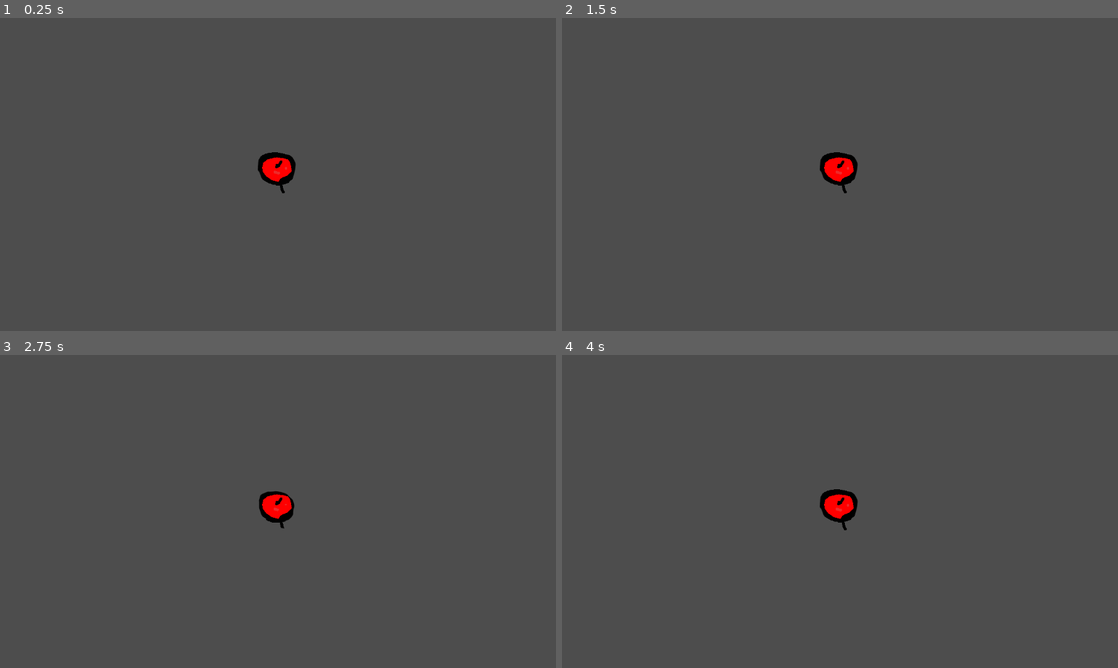
Above: before the commit, frames 1-4 (two rows, left to right).
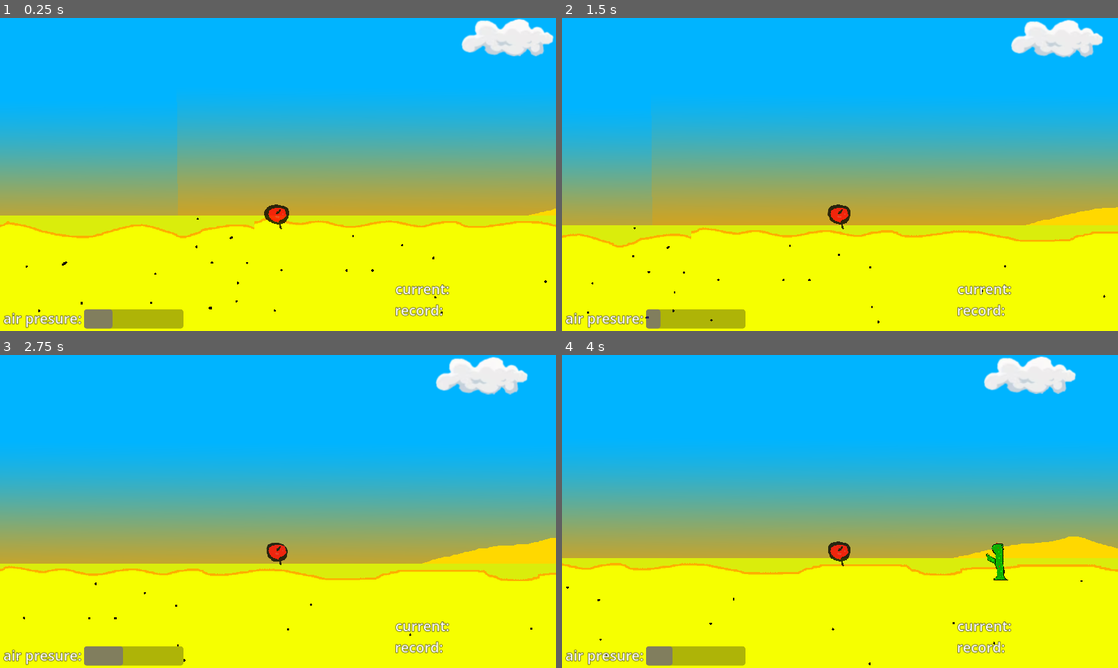
Above: after the commit, the same moments.

Repository: Nazarwadim/Sharik_fly
Game: Godot game, scene res://scenes/game/game.tscn
Two runs of this game, one before a commit and one after it. Both use one fixed random seed, a clock stepped at 60 frames per second and the inputs below.
Inputs:
- Up to frame 1 (0.25 s): no input
- Up to frame 2 (1.5 s): hold Keypad 8 (up) 0.53-1.28 s; hold Keypad 2 (down) from 1.28 s (still down)
- Up to frame 3 (2.75 s): release Keypad 2 (down) at 2.03 s; hold Keypad 8 (up) from 2.03 s (still down)
- Up to frame 4 (4 s): release Keypad 8 (up) at 3.53 s; hold Keypad 2 (down) from 3.53 s (still down)

The runs differ from the first frame. In frame 1, 100% of the frame differs, in the area x 0-100%, y 0-100%; in frame 2, 100%; in frame 3, 100%; in frame 4, 100%.

Commit message:
First_day. Adding player, kaktuses, clouds and background

Diff:
--- a/project.godot
+++ b/project.godot
@@ -18,6 +18,10 @@
 [display]
 
 window/stretch/mode="canvas_items"
+
+[dotnet]
+
+project/assembly_name="DinoChrom"
 
 [input]
 
--- /dev/null
+++ b/scenes/Level/Cloud_Paralax.gd
@@ -0,0 +1,19 @@
+extends ParallaxBackground
+class_name Clouds_generator
+@export var clouds:Array
+
+func generate_cloud(player:Player) -> void:
+	var first = randi_range(0,2)
+	if first == 2:
+		return
+	add_cloud( randi_range(0, clouds.size() - 1), randi_range(-100, 390), randi_range(0,2) , player)
+
+func add_cloud(generated_index:int, generated_hight:int, generated_layer_index , player:Player) -> void:
+	var cloud = Sprite2D.new()
+	var scale_x = get_node("clouds_layer" + str(generated_layer_index)).get("motion_scale").x;
+
+	cloud.texture = clouds[generated_index]
+	cloud.texture_filter = CanvasItem.TEXTURE_FILTER_NEAREST;
+	cloud.position = Vector2(1300 + player.position.x * scale_x, generated_hight * scale_x)
+
+	get_node("clouds_layer" + str(generated_layer_index)).add_child(cloud)
--- /dev/null
+++ b/scenes/Level/Kaktuses/Ikaktus.gd
@@ -0,0 +1,9 @@
+extends Area2D
+class_name Kaktus
+
+func _ready() -> void:
+	$AnimatedSprite2D.play()
+
+func _on_visible_on_screen_notifier_2d_screen_exited() -> void:
+	await  get_tree().create_timer(20).timeout
+	queue_free()
--- /dev/null
+++ b/scenes/Level/Kaktuses/Ikaktus.tscn
@@ -0,0 +1,19 @@
+[gd_scene load_steps=2 format=3 uid="uid://do7xblwlxb5iy"]
+
+[ext_resource type="Script" path="res://scenes/Level/Kaktuses/Ikaktus.gd" id="1_8m0el"]
+
+[node name="Kaktus" type="Area2D"]
+script = ExtResource("1_8m0el")
+metadata/_edit_group_ = true
+
+[node name="CollisionPolygon2D" type="CollisionPolygon2D" parent="."]
+
+[node name="AnimatedSprite2D" type="AnimatedSprite2D" parent="."]
+texture_filter = 1
+
+[node name="VisibleOnScreenNotifier2D" type="VisibleOnScreenNotifier2D" parent="."]
+position = Vector2(-8, -7)
+scale = Vector2(2.3, 1.9)
+rect = Rect2(0, 0, 10, 10)
+
+[connection signal="screen_exited" from="VisibleOnScreenNotifier2D" to="." method="_on_visible_on_screen_notifier_2d_screen_exited"]
--- /dev/null
+++ b/scenes/Level/Kaktuses/Kaktuses.gd
@@ -0,0 +1,20 @@
+extends Node2D
+class_name Kaktus_generaor
+@export var kaktuses:Array
+var kaktus_width:float
+
+func generate_kaktus(player:Player) -> void:
+	var first = randi_range(0,2)
+	if first == 2:
+		return
+
+	for i in range(0,randi_range(1,4)):
+		await  get_tree().create_timer((kaktus_width + 2)/player.speed).timeout
+		add_kaktuse( randi_range(0,kaktuses.size() - 1), randf_range(-10,10) , player)
+
+func add_kaktuse(generated_index:int, generated_position_y:float,player:Player) -> void:
+	var kaktus:Area2D = kaktuses[generated_index].instantiate()
+	kaktus_width = kaktus.get_node("VisibleOnScreenNotifier2D").scale.x * 10
+	kaktus.position.x = player.position.x + 1000
+	kaktus.position.y = generated_position_y
+	add_child(kaktus)
--- /dev/null
+++ b/scenes/Level/Kaktuses/kaktus_1.tscn
@@ -0,0 +1,32 @@
+[gd_scene load_steps=5 format=3 uid="uid://c5pf3krco12oe"]
+
+[ext_resource type="Texture2D" uid="uid://b7tpw82ekypqv" path="res://assets/Kaktus_1_1.png" id="1_2p0s6"]
+[ext_resource type="PackedScene" uid="uid://do7xblwlxb5iy" path="res://scenes/Level/Kaktuses/Ikaktus.tscn" id="1_h4xox"]
+[ext_resource type="Texture2D" uid="uid://d1wmq7o2dgk4t" path="res://assets/Kaktus_1_2.png" id="2_rxjty"]
+
+[sub_resource type="SpriteFrames" id="SpriteFrames_may27"]
+animations = [{
+"frames": [{
+"duration": 1.0,
+"texture": ExtResource("1_2p0s6")
+}, {
+"duration": 1.0,
+"texture": ExtResource("2_rxjty")
+}],
+"loop": true,
+"name": &"default",
+"speed": 5.0
+}]
+
+[node name="Kaktus1" instance=ExtResource("1_h4xox")]
+
+[node name="CollisionPolygon2D" parent="." index="0"]
+polygon = PackedVector2Array(5, -25, -20, -25, -11, 3, -11, 3, -31, -8, -31, 6, -12, 17, -8, 42, -16, 50, 14, 50, 8, 42)
+
+[node name="AnimatedSprite2D" parent="." index="1"]
+sprite_frames = SubResource("SpriteFrames_may27")
+frame_progress = 0.495529
+
+[node name="VisibleOnScreenNotifier2D" parent="." index="2"]
+position = Vector2(-30, -26)
+scale = Vector2(4.7, 7.7)
--- /dev/null
+++ b/scenes/Level/Kaktuses/kaktus_2.tscn
@@ -0,0 +1,32 @@
+[gd_scene load_steps=5 format=3 uid="uid://beyxi3s2hsl85"]
+
+[ext_resource type="PackedScene" uid="uid://do7xblwlxb5iy" path="res://scenes/Level/Kaktuses/Ikaktus.tscn" id="1_8r7xa"]
+[ext_resource type="Texture2D" uid="uid://f1u5wb7w263c" path="res://assets/Kaktus_2_1.png" id="2_u6rl7"]
+[ext_resource type="Texture2D" uid="uid://wdiwbt1o783h" path="res://assets/Kaktus_2_2.png" id="3_n3s75"]
+
+[sub_resource type="SpriteFrames" id="SpriteFrames_kah3l"]
+animations = [{
+"frames": [{
+"duration": 1.0,
+"texture": ExtResource("2_u6rl7")
+}, {
+"duration": 1.0,
+"texture": ExtResource("3_n3s75")
+}],
+"loop": true,
+"name": &"default",
+"speed": 5.0
+}]
+
+[node name="Kaktus2" instance=ExtResource("1_8r7xa")]
+
+[node name="CollisionPolygon2D" parent="." index="0"]
+polygon = PackedVector2Array(40, -46, 7, -51, -43, -42, -49, -5, -41, 32, -19, 44, -15, 49, 27, 50, 32, 31, 39, 13, 49, -1, 48, -28)
+
+[node name="AnimatedSprite2D" parent="." index="1"]
+sprite_frames = SubResource("SpriteFrames_kah3l")
+frame_progress = 0.745422
+
+[node name="VisibleOnScreenNotifier2D" parent="." index="2"]
+position = Vector2(-47, -53)
+scale = Vector2(9.6, 10.4)
--- /dev/null
+++ b/scenes/Level/Kaktuses/kaktus_3.tscn
@@ -0,0 +1,32 @@
+[gd_scene load_steps=5 format=3 uid="uid://bd1xhrmtfjuau"]
+
+[ext_resource type="PackedScene" uid="uid://do7xblwlxb5iy" path="res://scenes/Level/Kaktuses/Ikaktus.tscn" id="1_icm51"]
+[ext_resource type="Texture2D" uid="uid://dkv76rflmi1mg" path="res://assets/Kaktus_3_2.png" id="2_oa5g6"]
+[ext_resource type="Texture2D" uid="uid://dl75wdvjouf54" path="res://assets/Kartus_3_1.png" id="3_lppyj"]
+
+[sub_resource type="SpriteFrames" id="SpriteFrames_w5jaq"]
+animations = [{
+"frames": [{
+"duration": 1.0,
+"texture": ExtResource("2_oa5g6")
+}, {
+"duration": 1.0,
+"texture": ExtResource("3_lppyj")
+}],
+"loop": true,
+"name": &"default",
+"speed": 5.0
+}]
+
+[node name="Kaktus3" instance=ExtResource("1_icm51")]
+
+[node name="CollisionPolygon2D" parent="." index="0"]
+polygon = PackedVector2Array(4, -48, -18, -48, -30, -35, -30, 2, -23, 49, 2, 51, 10, 27, 14, -29)
+
+[node name="AnimatedSprite2D" parent="." index="1"]
+sprite_frames = SubResource("SpriteFrames_w5jaq")
+frame_progress = 0.269188
+
+[node name="VisibleOnScreenNotifier2D" parent="." index="2"]
+position = Vector2(-32, -50)
+scale = Vector2(4.7, 10.1)
--- /dev/null
+++ b/scenes/Level/level.gd
@@ -0,0 +1,21 @@
+extends Node2D
+@export var player:Player
+@export var kaktuses_generation_frequency_distance:float = 500
+@export var cloud_generation_frequency_dustance:float = 1000
+signal on_kaktus_generate
+signal on_cloud_generate
+
+func _ready() -> void:
+	RandomNumberGenerator.new()
+
+func on_generate_timer_timeout() -> void:
+	$Kaktuses_generator/Timer.wait_time = kaktuses_generation_frequency_distance / player.speed
+	$Kaktuses_generator.generate_kaktus(player)
+	on_kaktus_generate.emit()
+
+
+
+func _on_cloud_timer_timeout() -> void:
+	$Cloud_Paralax/Timer.wait_time = cloud_generation_frequency_dustance / player.speed
+	$Cloud_Paralax.generate_cloud(player)
+	on_cloud_generate.emit()
--- /dev/null
+++ b/scenes/Level/level.tscn
@@ -0,0 +1,87 @@
+[gd_scene load_steps=15 format=3 uid="uid://dpw5vnjly6pjb"]
+
+[ext_resource type="Script" path="res://scenes/Level/level.gd" id="1_0xpgu"]
+[ext_resource type="Script" path="res://scenes/Level/Kaktuses/Kaktuses.gd" id="2_ugwwj"]
+[ext_resource type="PackedScene" uid="uid://c5pf3krco12oe" path="res://scenes/Level/Kaktuses/kaktus_1.tscn" id="3_pv55c"]
+[ext_resource type="PackedScene" uid="uid://beyxi3s2hsl85" path="res://scenes/Level/Kaktuses/kaktus_2.tscn" id="4_aife5"]
+[ext_resource type="PackedScene" uid="uid://bd1xhrmtfjuau" path="res://scenes/Level/Kaktuses/kaktus_3.tscn" id="5_w8wx1"]
+[ext_resource type="Script" path="res://scenes/Level/Cloud_Paralax.gd" id="6_0y378"]
+[ext_resource type="Texture2D" uid="uid://b5h35ns4qpstp" path="res://assets/chmara_1.png" id="7_stkdb"]
+[ext_resource type="Texture2D" uid="uid://cx3q8q0q5mbci" path="res://assets/mountains.png" id="8_nsjuu"]
+[ext_resource type="Texture2D" uid="uid://dxbhpxgod3cnf" path="res://assets/chmara_2(small).png" id="8_of18d"]
+[ext_resource type="Texture2D" uid="uid://g0lrxqjvl5ow" path="res://assets/chmara_3(medium).png" id="9_seqkq"]
+[ext_resource type="Texture2D" uid="uid://d3i3hyf4o2gvr" path="res://assets/chmara_4(large).png" id="10_3hnd5"]
+[ext_resource type="Texture2D" uid="uid://c3j4tamobpxp1" path="res://assets/chmara_5(long).png" id="11_1t5do"]
+[ext_resource type="Texture2D" uid="uid://de2bqqpaccdn" path="res://assets/sand.png" id="12_6b3vq"]
+[ext_resource type="Texture2D" uid="uid://crmxqjwsfjhuw" path="res://assets/sky.png" id="12_hfnh4"]
+
+[node name="Level" type="Node2D"]
+script = ExtResource("1_0xpgu")
+
+[node name="Kaktuses_generator" type="Node2D" parent="."]
+script = ExtResource("2_ugwwj")
+kaktuses = [ExtResource("3_pv55c"), ExtResource("4_aife5"), ExtResource("5_w8wx1")]
+
+[node name="Timer" type="Timer" parent="Kaktuses_generator"]
+autostart = true
+
+[node name="ParallaxBackground" type="ParallaxBackground" parent="."]
+
+[node name="sky_layer" type="ParallaxLayer" parent="ParallaxBackground"]
+motion_scale = Vector2(0.7, 0.7)
+motion_mirroring = Vector2(2500, 0)
+
+[node name="TextureRect" type="TextureRect" parent="ParallaxBackground/sky_layer"]
+texture_filter = 1
+offset_left = -8.0
+offset_top = -704.0
+offset_right = 2504.0
+offset_bottom = 232.0
+rotation = -0.00853518
+texture = ExtResource("12_hfnh4")
+metadata/_edit_lock_ = true
+
+[node name="mountain_layer" type="ParallaxLayer" parent="ParallaxBackground"]
+motion_scale = Vector2(0.3, 0.3)
+motion_mirroring = Vector2(2500, 0)
+
+[node name="TextureRect" type="TextureRect" parent="ParallaxBackground/mountain_layer"]
+texture_filter = 1
+offset_left = -24.0
+offset_top = 160.0
+offset_right = 2476.0
+offset_bottom = 448.0
+texture = ExtResource("8_nsjuu")
+
+[node name="ball_layer" type="ParallaxLayer" parent="ParallaxBackground"]
+motion_mirroring = Vector2(2500, 0)
+
+[node name="TextureRect" type="TextureRect" parent="ParallaxBackground/ball_layer"]
+texture_filter = 1
+offset_top = -5.0
+offset_right = 2500.0
+offset_bottom = 245.0
+texture = ExtResource("12_6b3vq")
+
+[node name="Cloud_Paralax" type="ParallaxBackground" parent="."]
+script = ExtResource("6_0y378")
+clouds = [ExtResource("7_stkdb"), ExtResource("8_of18d"), ExtResource("9_seqkq"), ExtResource("10_3hnd5"), ExtResource("11_1t5do")]
+
+[node name="clouds_layer0" type="ParallaxLayer" parent="Cloud_Paralax"]
+motion_scale = Vector2(0.1, 0.1)
+
+[node name="Sprite2D" type="Sprite2D" parent="Cloud_Paralax/clouds_layer0"]
+position = Vector2(1000, 0)
+texture = ExtResource("7_stkdb")
+
+[node name="clouds_layer1" type="ParallaxLayer" parent="Cloud_Paralax"]
+motion_scale = Vector2(0.2, 0.2)
+
+[node name="clouds_layer2" type="ParallaxLayer" parent="Cloud_Paralax"]
+motion_scale = Vector2(0.4, 0.4)
+
+[node name="Timer" type="Timer" parent="Cloud_Paralax"]
+autostart = true
+
+[connection signal="timeout" from="Kaktuses_generator/Timer" to="." method="on_generate_timer_timeout"]
+[connection signal="timeout" from="Cloud_Paralax/Timer" to="." method="_on_cloud_timer_timeout"]
--- /dev/null
+++ b/scenes/Player/AirPresure.gd
@@ -0,0 +1,20 @@
+extends Node
+
+var block_airpresure_up:bool = false
+@export var ball:Player
+
+func _physics_process(delta) -> void:
+	if ball.air_presure < 0:
+		block_airpresure_up = true
+	if ball.air_presure > 50:
+		block_airpresure_up = false
+
+func _process(delta) -> void:
+	if ball.current_state == ball.state.idle:
+		ball.air_presure = move_toward(ball.air_presure, 100, ball.air_presure_restoration * delta)
+
+	if ball.current_state == ball.state.down:
+		ball.air_presure = move_toward( ball.air_presure, 100, ball.air_presure_restoration_while_down * delta)
+
+	if ball.current_state == ball.state.up:
+		ball.air_presure -= ball.air_presure_decrease_decrease * delta
--- /dev/null
+++ b/scenes/Player/AnimationSprite.gd
@@ -0,0 +1,17 @@
+extends AnimatedSprite2D
+
+@export var ball:Player
+func _ready() -> void:
+	play("idle")
+
+func _on_player_on_state_changed(state) -> void:
+	if state == ball.state.idle:
+		play("idle")
+	elif state == ball.state.up:
+		play("up")
+	elif state == ball.state.down:
+		play("down")
+	elif state == ball.state.die:
+		play("die")
+	else:
+		printerr("Error in Player state. You add aditional state!!!! AnimatedSprite.gd 15")
--- /dev/null
+++ b/scenes/Player/Entered_kaktus.gd
@@ -0,0 +1,11 @@
+extends Node
+func _on_player_area_entered(area:Area2D) -> void:
+	if area is Kaktus:
+		get_parent().current_state = get_parent().state.die;
+
+		var animated_sprite:AnimatedSprite2D = get_node("../AnimatedSprite2D")
+		if not animated_sprite.animation_looped.is_connected(_on_die_animation_finished):
+			animated_sprite.animation_looped.connect(_on_die_animation_finished)
+func _on_die_animation_finished() -> void:
+	get_parent().process_mode = Node.PROCESS_MODE_DISABLED
+	get_parent().visible = false;
--- a/scenes/Player/player.gd
+++ b/scenes/Player/player.gd
@@ -2,53 +2,29 @@
 class_name Player
 @export var speed:float = 200
 @export var speed_increase:float = 1
-@export var speed_increase_decrease:float = 0.1
 @export var move_toward_y:float
+@export var air_presure:float = 20
+@export var air_presure_restoration:float = 30
+@export var air_presure_restoration_while_down:float = 40
+@export var air_presure_decrease_decrease:float = 70
+@onready var velocity = Vector2(speed, 0)
+signal on_state_changed(state:state)
+var current_state:state
+
 enum state{
 	idle,
 	up,
-	down
+	down,
+	die
 }
 
-@onready var velocity = Vector2(speed, 0)
-@onready var current_state:state
-
-func _physics_process(delta):
-	input()
-
-	speed_increase -= speed_increase_decrease * delta
-	speed += speed_increase * delta
-
-	if current_state == state.idle:
-		velocity.x = speed
-		velocity.y = 0
-		position.y = move_toward(position.y, move_toward_y, 0.3 * velocity.x * delta)
-	elif current_state == state.down:
-		velocity.y = 0.5 * velocity.x
-	elif current_state == state.up:
-		velocity.y = -0.5 * velocity.x
-
-
-
-
-
-	position += velocity * delta
-
-
-func _process(delta):
-	if current_state == state.idle:
-		$AnimatedSprite2D.play("idle")
-	elif current_state == state.up:
-		$AnimatedSprite2D.play("up")
-	elif current_state == state.down:
-		$AnimatedSprite2D.play("down")
-	else:
-		printerr("Error in Player state. You add aditional state!!!! player.gd 26")
-
-func input():
+func _physics_process(delta) -> void:
+	if current_state == state.die:
+		return;
 	if Input.is_action_pressed("down"):
 		current_state = state.down
-	elif Input.is_action_pressed("up"):
+	elif Input.is_action_pressed("up") && air_presure > 0 && not $AirPresure.block_airpresure_up:
 		current_state = state.up
 	else:
 		current_state = state.idle
+	on_state_changed.emit(current_state)
--- a/scenes/Player/player.tscn
+++ b/scenes/Player/player.tscn
@@ -1,13 +1,34 @@
-[gd_scene load_steps=7 format=3 uid="uid://siyrgo0l3anm"]
+[gd_scene load_steps=14 format=3 uid="uid://siyrgo0l3anm"]
 
 [ext_resource type="Texture2D" uid="uid://cx8otjk73wmsv" path="res://assets/Ball_2.png" id="1_3eea3"]
 [ext_resource type="Script" path="res://scenes/Player/player.gd" id="1_7fqlr"]
 [ext_resource type="Texture2D" uid="uid://bj15a2rewf4l7" path="res://assets/Ball_3.png" id="2_8bpd4"]
+[ext_resource type="Texture2D" uid="uid://b2s8yj54dxq85" path="res://assets/Ball_die_1.png" id="2_linoh"]
 [ext_resource type="Texture2D" uid="uid://dtjydu7q3w1br" path="res://assets/Ball_1.png" id="3_egrak"]
+[ext_resource type="Texture2D" uid="uid://6kgarcrs05u6" path="res://assets/Ball_die_2.png" id="3_g40jq"]
 [ext_resource type="Texture2D" uid="uid://bbd8b4rg82yip" path="res://assets/Ball_4.png" id="4_3gbs0"]
+[ext_resource type="Texture2D" uid="uid://0pau4kpvd8ps" path="res://assets/Ball_die_3.png" id="4_5tuor"]
+[ext_resource type="Script" path="res://scenes/Player/Entered_kaktus.gd" id="6_jyk7m"]
+[ext_resource type="Script" path="res://scenes/Player/AnimationSprite.gd" id="9_fw8pp"]
+[ext_resource type="Script" path="res://scenes/Player/AirPresure.gd" id="10_hi8le"]
+[ext_resource type="Script" path="res://scenes/Player/Сontrol_of_physics.gd" id="12_uguv6"]
 
 [sub_resource type="SpriteFrames" id="SpriteFrames_kr475"]
 animations = [{
+"frames": [{
+"duration": 1.0,
+"texture": ExtResource("2_linoh")
+}, {
+"duration": 0.5,
+"texture": ExtResource("3_g40jq")
+}, {
+"duration": 0.5,
+"texture": ExtResource("4_5tuor")
+}],
+"loop": true,
+"name": &"die",
+"speed": 10.0
+}, {
 "frames": [{
 "duration": 1.0,
 "texture": ExtResource("1_3eea3")
@@ -21,10 +42,10 @@
 }, {
 "frames": [{
 "duration": 1.0,
-"texture": ExtResource("3_egrak")
+"texture": ExtResource("1_3eea3")
 }, {
 "duration": 1.0,
-"texture": ExtResource("1_3eea3")
+"texture": ExtResource("3_egrak")
 }],
 "loop": true,
 "name": &"idle",
@@ -32,10 +53,10 @@
 }, {
 "frames": [{
 "duration": 1.0,
-"texture": ExtResource("1_3eea3")
+"texture": ExtResource("4_3gbs0")
 }, {
 "duration": 1.0,
-"texture": ExtResource("4_3gbs0")
+"texture": ExtResource("1_3eea3")
 }],
 "loop": true,
 "name": &"up",
@@ -43,13 +64,30 @@
 }]
 
 [node name="Player" type="Area2D"]
+modulate = Color(1, 1, 1, 0.772549)
 script = ExtResource("1_7fqlr")
+speed_increase = 10.0
 metadata/_edit_group_ = true
 
 [node name="AnimatedSprite2D" type="AnimatedSprite2D" parent="."]
+texture_filter = 1
 sprite_frames = SubResource("SpriteFrames_kr475")
-animation = &"down"
-frame_progress = 0.508471
+animation = &"idle"
+script = ExtResource("9_fw8pp")
 
 [node name="CollisionPolygon2D" type="CollisionPolygon2D" parent="."]
-polygon = PackedVector2Array(37, -20, 32, -32, 23, -43, -2, -47, -32, -42, -40, -32, -45, -17, -40, 2, -23, 22, 1, 24, 13, 47, 20, 46, 10, 22, 32, 16)
+polygon = PackedVector2Array(37, -20, 32, -32, 23, -43, -2, -47, -32, -42, -40, -32, -45, -17, -40, 2, -23, 22, 1, 24, 6, 33, 12, 31, 10, 22, 32, 16)
+
+[node name="Entered_kaktus" type="Node" parent="."]
+script = ExtResource("6_jyk7m")
+
+[node name="AirPresure" type="Node" parent="." node_paths=PackedStringArray("ball")]
+script = ExtResource("10_hi8le")
+ball = NodePath("..")
+
+[node name="Сontrol_of_physics" type="Node" parent="." node_paths=PackedStringArray("ball")]
+script = ExtResource("12_uguv6")
+ball = NodePath("..")
+
+[connection signal="area_entered" from="." to="Entered_kaktus" method="_on_player_area_entered"]
+[connection signal="on_state_changed" from="." to="AnimatedSprite2D" method="_on_player_on_state_changed"]
--- /dev/null
+++ b/scenes/Player/Сontrol_of_physics.gd
@@ -0,0 +1,20 @@
+extends Node
+@export var ball:Player
+
+func _physics_process(delta) -> void:
+	ball.speed += ball.speed_increase * delta
+
+	if ball.current_state == ball.state.idle:
+		ball.velocity.x = ball.speed
+		ball.velocity.y = 0
+		ball.position.y = move_toward(ball.position.y, ball.move_toward_y, 0.3 * ball.velocity.x * delta)
+
+	elif ball.current_state == ball.state.down:
+		ball.velocity.y = 0.5 * ball.velocity.x
+
+
+	elif ball.current_state == ball.state.up:
+		ball.velocity.y = -0.5 * ball.velocity.x
+
+	ball.position.y = clampf(ball.position.y, -1000, 0)
+	ball.position += ball.velocity * delta
--- /dev/null
+++ b/scenes/UI/ui.gd
@@ -0,0 +1,5 @@
+extends CanvasLayer
+class_name UI
+
+func set_presure_value(value:float) -> void:
+	$Tools/Air/AirBar.value = value
--- /dev/null
+++ b/scenes/UI/ui.tscn
@@ -0,0 +1,65 @@
+[gd_scene load_steps=3 format=3 uid="uid://bgtietayb8gpk"]
+
+[ext_resource type="Script" path="res://scenes/UI/ui.gd" id="1_u0qht"]
+
+[sub_resource type="LabelSettings" id="LabelSettings_0ygfx"]
+font_size = 29
+outline_size = 3
+outline_color = Color(0, 0, 0, 1)
+
+[node name="UI" type="CanvasLayer"]
+script = ExtResource("1_u0qht")
+
+[node name="Tools" type="Control" parent="."]
+layout_mode = 3
+anchors_preset = 0
+offset_right = 40.0
+offset_bottom = 40.0
+
+[node name="Air" type="Control" parent="Tools"]
+anchors_preset = 0
+offset_right = 40.0
+offset_bottom = 40.0
+
+[node name="AirBar" type="ProgressBar" parent="Tools/Air"]
+modulate = Color(0.239216, 0.172549, 0.882353, 1)
+layout_mode = 0
+offset_left = 174.0
+offset_top = 603.0
+offset_right = 380.0
+offset_bottom = 643.0
+value = 20.0
+rounded = true
+show_percentage = false
+
+[node name="Label" type="Label" parent="Tools/Air"]
+layout_mode = 0
+offset_left = 7.0
+offset_top = 601.0
+offset_right = 171.0
+offset_bottom = 644.0
+text = "air presure:"
+label_settings = SubResource("LabelSettings_0ygfx")
+
+[node name="Score" type="Control" parent="Tools"]
+anchors_preset = 0
+offset_right = 40.0
+offset_bottom = 40.0
+
+[node name="current" type="Label" parent="Tools/Score"]
+layout_mode = 0
+offset_left = 819.0
+offset_top = 540.0
+offset_right = 1034.0
+offset_bottom = 583.0
+text = "current:"
+label_settings = SubResource("LabelSettings_0ygfx")
+
+[node name="recordl" type="Label" parent="Tools/Score"]
+layout_mode = 0
+offset_left = 818.0
+offset_top = 584.0
+offset_right = 1039.0
+offset_bottom = 627.0
+text = "record:"
+label_settings = SubResource("LabelSettings_0ygfx")
--- /dev/null
+++ b/scenes/game/game.gd
@@ -0,0 +1,5 @@
+extends Node
+
+func _physics_process(delta) -> void:
+	var value = $Player.air_presure
+	$UI.set_presure_value( value )
--- a/scenes/game/game.tscn
+++ b/scenes/game/game.tscn
@@ -1,16 +1,22 @@
-[gd_scene load_steps=2 format=3 uid="uid://rp25vmxf7bup"]
+[gd_scene load_steps=5 format=3 uid="uid://rp25vmxf7bup"]
 
+[ext_resource type="Script" path="res://scenes/game/game.gd" id="1_3pdiy"]
 [ext_resource type="PackedScene" uid="uid://siyrgo0l3anm" path="res://scenes/Player/player.tscn" id="1_ssd4v"]
+[ext_resource type="PackedScene" uid="uid://dpw5vnjly6pjb" path="res://scenes/Level/level.tscn" id="2_6hhgd"]
+[ext_resource type="PackedScene" uid="uid://bgtietayb8gpk" path="res://scenes/UI/ui.tscn" id="4_g2pyl"]
 
 [node name="Game" type="Node"]
-
-[node name="Level" type="Node2D" parent="."]
+script = ExtResource("1_3pdiy")
 
 [node name="Player" parent="." instance=ExtResource("1_ssd4v")]
-position = Vector2(0, -298)
+position = Vector2(-2, -2)
+scale = Vector2(0.6, 0.6)
 
-[node name="RemoteTransform2D" type="RemoteTransform2D" parent="Player"]
-remote_path = NodePath("../../Camera2D")
+[node name="Camera2D" type="Camera2D" parent="Player"]
+position = Vector2(0, -150)
 
-[node name="Camera2D" type="Camera2D" parent="."]
-position = Vector2(0, -298)
+[node name="Level" parent="." node_paths=PackedStringArray("player") instance=ExtResource("2_6hhgd")]
+player = NodePath("../Player")
+metadata/_edit_lock_ = true
+
+[node name="UI" parent="." instance=ExtResource("4_g2pyl")]
Binary file added: assets/Ball_die_1.png
Not shown, added: assets/Ball_die_1.png.import
Binary file added: assets/Ball_die_2.png
Not shown, added: assets/Ball_die_2.png.import
Binary file added: assets/Ball_die_3.png
Not shown, added: assets/Ball_die_3.png.import
Binary file added: assets/mountains.png
Not shown, added: assets/mountains.png.import
Binary file added: assets/sand.png
Not shown, added: assets/sand.png.import
Binary file added: assets/sky.png
Not shown, added: assets/sky.png.import
(and 2 more such lines)
